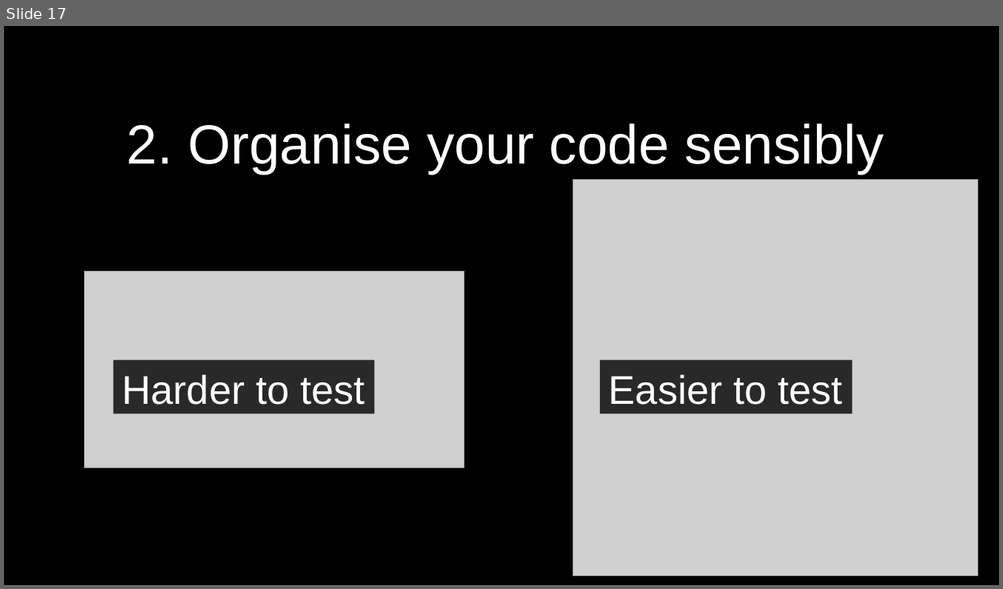
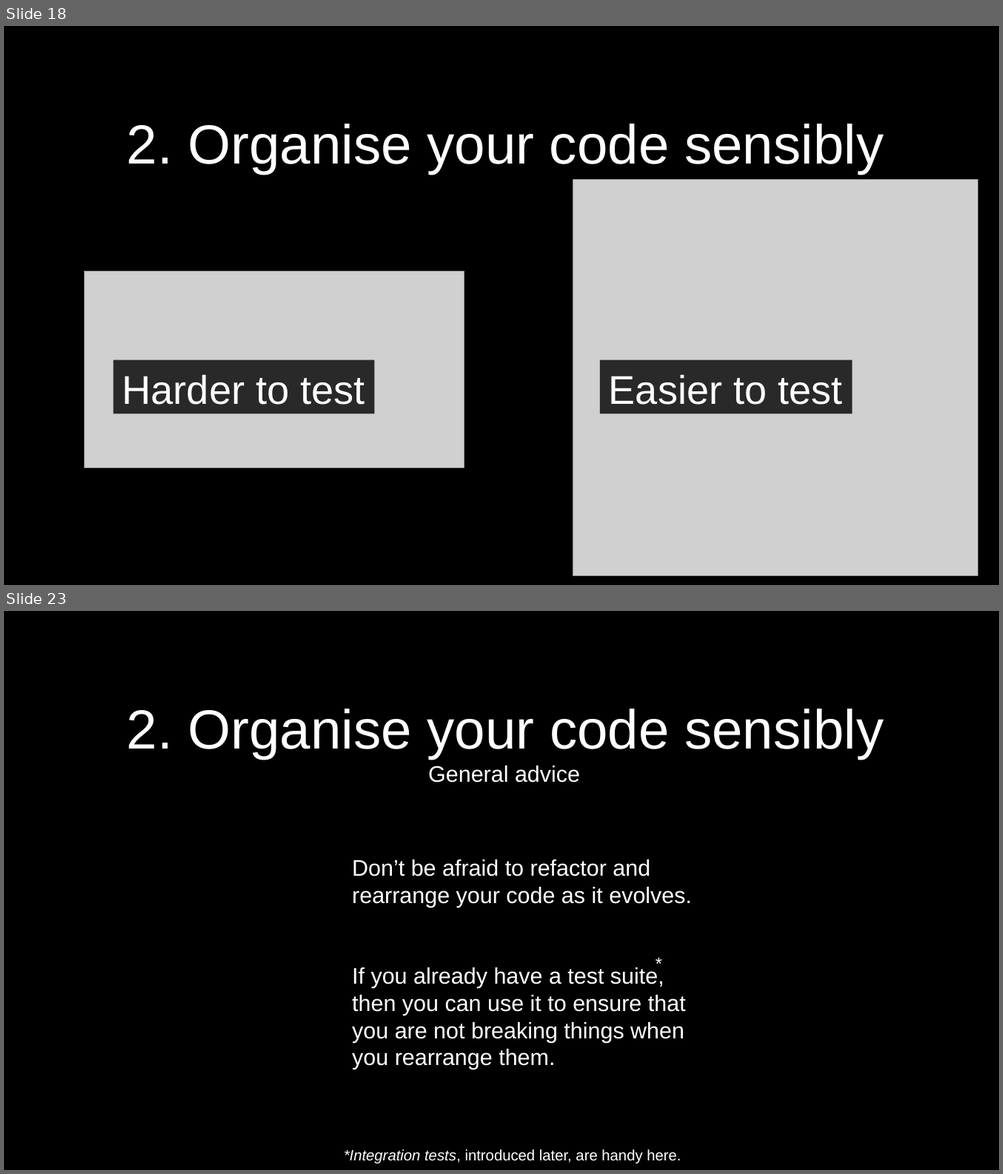
Before and after one commit to pauldmccarthy/fmrib-analysis-group-31-march-2020, a slide deck: presentation/presentation.odp. Shown one above the other, each under a label of ours: slide 17 before the commit, slides 18 and 23 after it; the slides between them are not shown. The pictures are 1003x589 and 1003x1174 pixels, drawn with LibreOffice and Linux fonts; fonts in the diff are those of the drawing; grey boxes stand for pictures. Boxes give left, top, right and bottom in pixels: in the first picture for what was removed or moved away, otherwise in the second. Text is boxed around its words. In the diff, an @@ line names an element or a change of style, - is before the commit and + after.

```diff
--- a/presentation/presentation.odp
+++ b/presentation/presentation.odp
@@ slide 23 added at (4, 611, 999, 1170), background #000000 @@
@@ title added at (127, 709, 883, 759), 44 pt, text #FFFFFF @@
+2. Organise your code sensibly
@@ title added at (428, 766, 580, 783), 18 pt, text #FFFFFF @@
+General advice
@@ text added at (352, 860, 691, 1070), 18 pt, text #FFFFFF @@
+Don’t be afraid to refactor and rearrange your code as it evolves.
+If you already have a test suite, then you can use it to ensure that you are not breaking things when you rearrange them.
@@ text added at (646, 948, 671, 977), 14 pt, text #FFFFFF @@
+*
@@ text added at (344, 1150, 680, 1165), 12 pt, text #FFFFFF @@
+*Integration tests, introduced later, are handy here.
@@ what was slide 17 is now slide 18 @@
```
Also in this commit, not shown: 5 slides changed, 9 other slides added, 1 other file.
